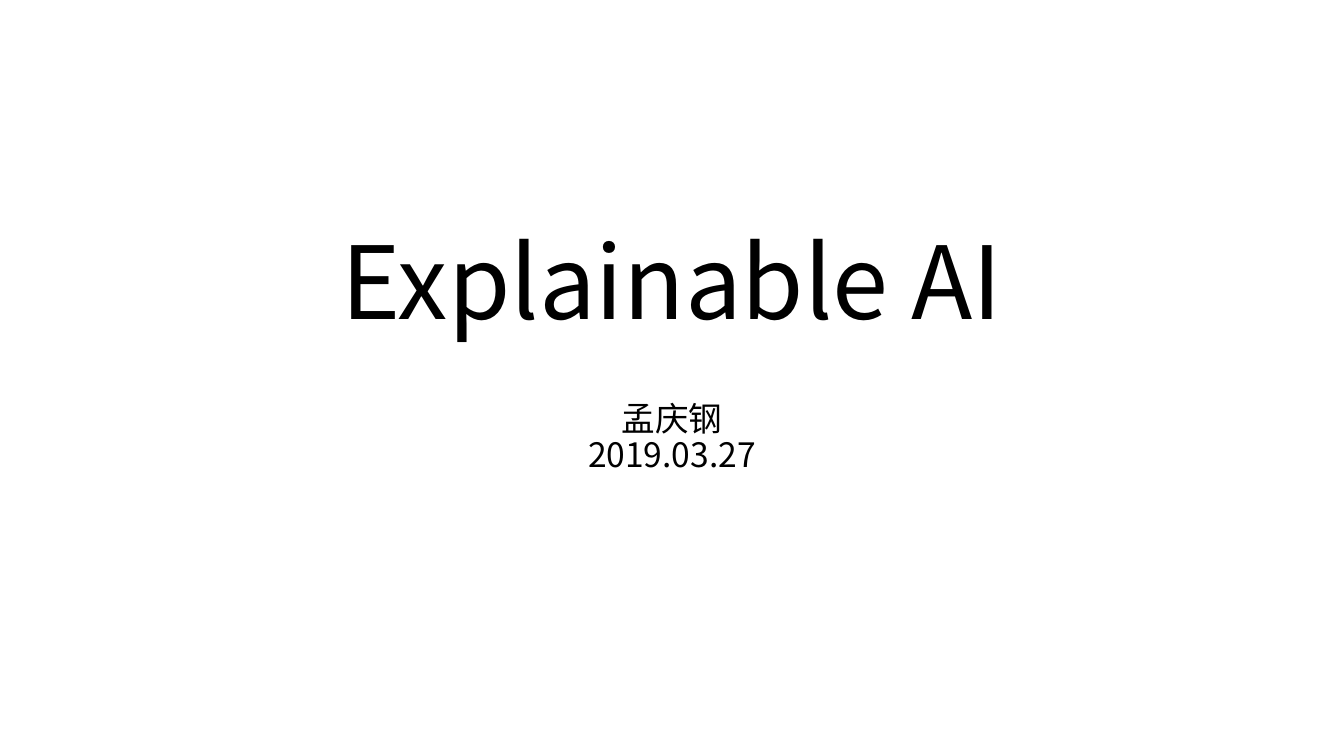
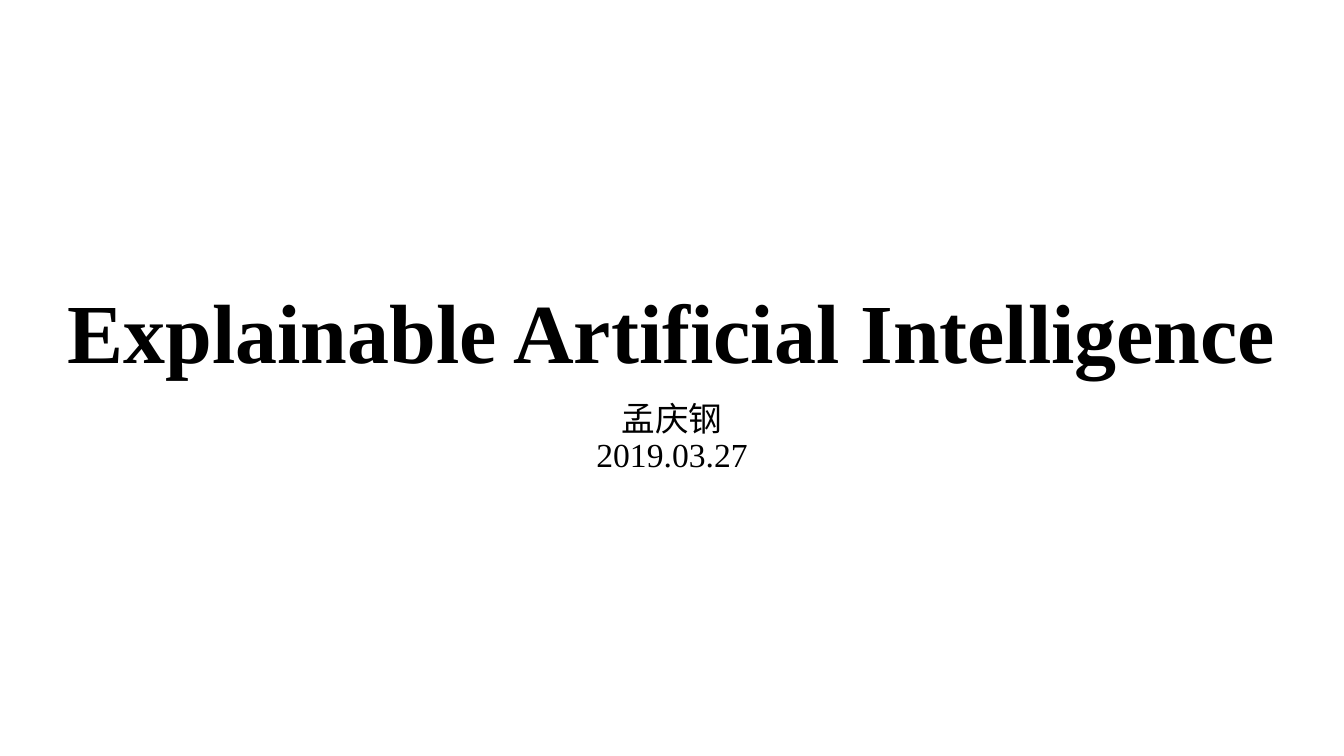
Before and after one commit to cloudspurs/klz, a slide deck: slide 1 of computer_science/ai/xai/xai.pptx. Drawn at 1344x756 pixels with LibreOffice and Linux fonts; fonts in the diff are those of the drawing. Boxes give left, top, right and bottom in pixels: in the first picture for what was removed or moved away, otherwise in the second. Text is boxed around its words. In the diff, an @@ line names an element or a change of style, - is before the commit and + after.

```diff
--- a/computer_science/ai/xai/xai.pptx
+++ b/computer_science/ai/xai/xai.pptx
@@ title at (68,304,1275,379): text changed; size 72 to 60 pt; font Noto Sans CJK SC to Times New Roman; bold on @@
-Explainable AI
+Explainable Artificial Intelligence
@@ subtitle "孟庆钢 2019.03.27" at (596,403,747,468): font Noto Sans CJK SC to Times New Roman in "2019.03.27" @@
```
Also in this commit, not shown: 7 other slides changed, 4 slides added, 1 slide removed, 11 other files.
